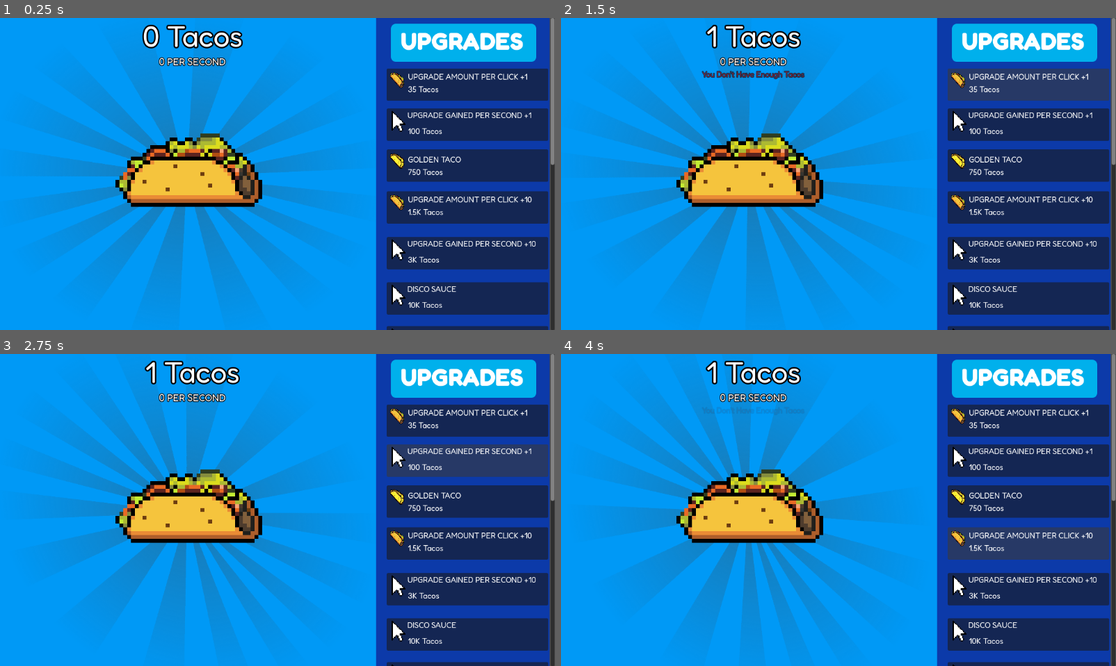
Above: before the commit, frames 1-4 (two rows, left to right).
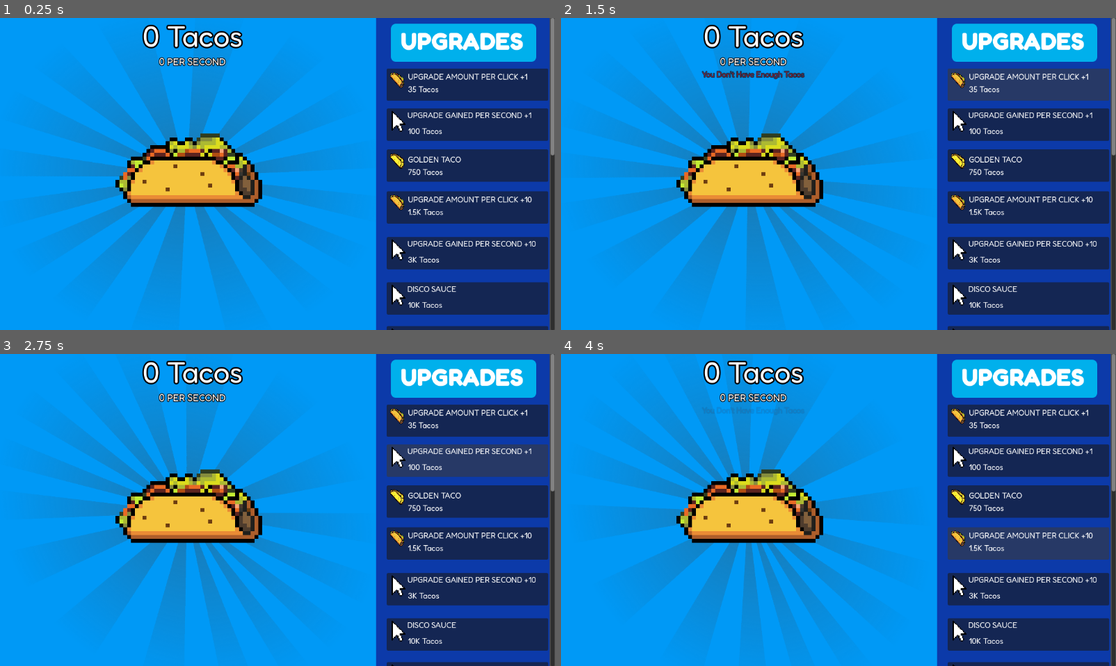
Above: after the commit, the same moments.

Repository: Overlord1304/Taco-Clicker
Game: Godot game, scene res://scenes/main.tscn
Two runs of this game, one before a commit and one after it. Both use one fixed random seed, a clock stepped at 60 frames per second and the inputs below. The engine's default icon, where the game draws it, is replaced by a stand-in: a white triangle on a blue panel in a dark square.
Inputs (mouse positions are in pixels of both pictures, inside the frame that each line leads up to):
- Up to frame 1 (0.25 s): no input
- Up to frame 2 (1.5 s): click (755, 142) at 0.5 s; click "35 Tacos" at 1.25 s
- Up to frame 3 (2.75 s): click "100 Tacos" at 2 s
- Up to frame 4 (4 s): click "750 Tacos" at 2.75 s; click "1.5K Tacos" at 3.5 s

The runs differ from the first frame. In frame 1, less than 0.1% of the frame differs, in the area x 99-100%, y 43-48%; in frame 2, 0.8%; in frame 3, 0.8%; in frame 4, 0.8%, in the area x 25-100%, y 2-48%.

Commit message:
added more upgrades

Diff:
--- a/scenes/main.tscn
+++ b/scenes/main.tscn
@@ -415,7 +415,7 @@
 
 [node name="right" type="Panel" parent="scroller/VBoxContainer"]
 z_index = 1
-custom_minimum_size = Vector2(360, 1400)
+custom_minimum_size = Vector2(360, 1500)
 layout_mode = 2
 size_flags_vertical = 3
 theme = SubResource("Theme_tipki")
@@ -902,6 +902,41 @@
 text = "UPGRADE ENTROPY PER SECOND +100"
 
 [node name="entropyupg3sprite" type="Sprite2D" parent="scroller/VBoxContainer/right/entropyupg3button3"]
+position = Vector2(19.249989, 30.08001)
+scale = Vector2(0.252, 0.252)
+texture = ExtResource("8_ya4ey")
+
+[node name="tacoupg1button" type="Button" parent="scroller/VBoxContainer/right"]
+layout_mode = 0
+offset_left = 22.0
+offset_top = 1380.0
+offset_right = 357.0
+offset_bottom = 1447.0
+theme_override_styles/focus = SubResource("StyleBoxEmpty_tefeu")
+
+[node name="tacoupg1label" type="Label" parent="scroller/VBoxContainer/right/tacoupg1button"]
+layout_mode = 0
+offset_left = 44.0
+offset_top = 37.00009
+offset_right = 343.0
+offset_bottom = 112.00009
+theme_override_fonts/font = ExtResource("10_a8y0u")
+theme_override_font_sizes/font_size = 16
+text = "
+
+"
+
+[node name="Label" type="Label" parent="scroller/VBoxContainer/right/tacoupg1button"]
+layout_mode = 0
+offset_left = 39.0
+offset_top = 4.0
+offset_right = 359.0
+offset_bottom = 62.0
+theme_override_fonts/font = ExtResource("10_a8y0u")
+theme_override_font_sizes/font_size = 16
+text = "UPGRADE T.A.C.O MULTIPLIER +1"
+
+[node name="tacoupg1sprite" type="Sprite2D" parent="scroller/VBoxContainer/right/tacoupg1button"]
 position = Vector2(19.249989, 30.08001)
 scale = Vector2(0.252, 0.252)
 texture = ExtResource("8_ya4ey")
@@ -1059,6 +1094,7 @@
 [connection signal="button_down" from="scroller/VBoxContainer/right/cosmic_overflow" to="." method="_on_cosmic_overflow_button_down"]
 [connection signal="button_down" from="scroller/VBoxContainer/right/TACO_overclock" to="." method="_on_taco_overclock_button_down"]
 [connection signal="button_down" from="scroller/VBoxContainer/right/entropyupg3button3" to="." method="_on_entropyupg_3_button_3_button_down"]
+[connection signal="button_down" from="scroller/VBoxContainer/right/tacoupg1button" to="." method="_on_tacoupg_1_button_button_down"]
 [connection signal="value_changed" from="T_A_C_O/amountsperclickslider" to="." method="_on_h_slider_value_changed"]
 [connection signal="value_changed" from="T_A_C_O/passivegainsperclickslider" to="." method="_on_passivegainsperclickslider_value_changed"]
 [connection signal="value_changed" from="T_A_C_O/entropymultiplierperclickslider" to="." method="_on_entropymultiplierperclickslider_value_changed"]
--- a/scripts/anims.gd
+++ b/scripts/anims.gd
@@ -26,7 +26,12 @@
 
 
 func _on_main_taco_clicked(amount) -> void:
+	var rand = randi() % 10
 	var indicator = indicator_display.duplicate()
+	match rand:
+		9:
+			amount *= 5
+			indicator.add_theme_color_override("font_color", Color(1, 0, 0))
 	indicator.text = "+" + format_number(amount)
 	indicator.position = get_global_mouse_position()
 	indicator.visible = true
--- a/scripts/game.gd
+++ b/scripts/game.gd
@@ -26,6 +26,7 @@
 var upg12cost:int = 2000000
 var upg13cost:int = 10000000
 var upg14cost:int = 5000000
+var upg15cost:int = 5000000
 var golden_taco_bought = false
 var golden_taco_activated = false
 var disco_sauce_bought = false
@@ -90,6 +91,7 @@
 	$scroller/VBoxContainer/right/cosmic_overflow/cosmic_overflow_label.text = format_number(upg12cost)+" Tacos"
 	$scroller/VBoxContainer/right/TACO_overclock/TACO_overclock_label.text = format_number(upg13cost)+" Tacos"
 	$scroller/VBoxContainer/right/entropyupg3button3/entropyupg3label.text = format_number(upg14cost)+" Tacos"
+	$scroller/VBoxContainer/right/tacoupg1button/tacoupg1label.text = format_number(upg15cost)+" Tacos"
 	$T_A_C_O/amountsperclickslider.value = TACO_click_multiplier
 	$T_A_C_O/passivegainsperclickslider.value = TACO_gains_multiplier
 	$T_A_C_O/entropymultiplierperclickslider.value = TACO_entropy_multiplier
@@ -183,7 +185,12 @@
 				.set_ease(Tween.EASE_OUT)
 
 func _on_tacobutton_button_down() -> void:
-	tacos += amount_per_click
+	var rand = randi() % 10
+	match rand:
+		9:
+			tacos += amount_per_click * 5
+		!9:
+			tacos += amount_per_click
 	emit_signal("tacos_changed",tacos)
 	emit_signal("taco_clicked",amount_per_click)
 	save_data()
@@ -238,7 +245,7 @@
 					tween.tween_property(sprite, "position:y", sprite.position.y - 150, 0.5).set_trans(Tween.TRANS_SINE).set_ease(Tween.EASE_OUT)
 	if overclock_bought and overclock_activated == false:
 		var rand = randi() % 3000
-		print(rand)
+
 		match rand:
 			!2999:
 				pass
@@ -272,6 +279,7 @@
 		"upg13cost" : upg13cost,
 		"overclock_bought": overclock_bought,
 		"upg14cost" : upg14cost,
+		"upg15cost" : upg15cost,
 		"TACO_bought" : TACO_bought,
 		"entropy": entropy,
 		"base_entropy_gains" : base_entropy_gains,
@@ -308,6 +316,7 @@
 			upg12cost = data.get("upg12cost",2000000)
 			upg13cost = data.get("upg13cost",10000000)
 			upg14cost = data.get("upg14cost",5000000)
+			upg15cost = data.get("upg15cost",5000000)
 			golden_taco_bought = data.get("golden_taco_bought",false)
 			disco_sauce_bought = data.get("disco_sauce_bought",false)
 			cosmic_overflow_bought = data.get("cosmic_overflow_bought",false)
@@ -638,3 +647,17 @@
 		save_data()
 	else:
 		show_cost_warning()
+
+func _on_tacoupg_1_button_button_down() -> void:
+	if tacos >= upg15cost:
+		base_cps_max_value += 1
+		base_apc_max_value += 1
+		base_entropy_max_value += 1
+		update_taco_sliders()
+		tacos -= upg15cost
+		upg15cost *= 1.25
+		$scroller/VBoxContainer/right/tacoupg1button/tacoupg1label.text = format_number(upg15cost)+" Tacos"
+		emit_signal("tacos_changed",tacos)
+		save_data()
+	else:
+		show_cost_warning()
--- a/scripts/tacocount.gd
+++ b/scripts/tacocount.gd
@@ -13,4 +13,5 @@
 	var text = str(rounded if rounded != int(rounded) else int(rounded))
 	return text + suffixes[tier]
 func _on_main_tacos_changed(amount) -> void:
+
 	taco_label.text =  format_number(amount) + " Tacos"
